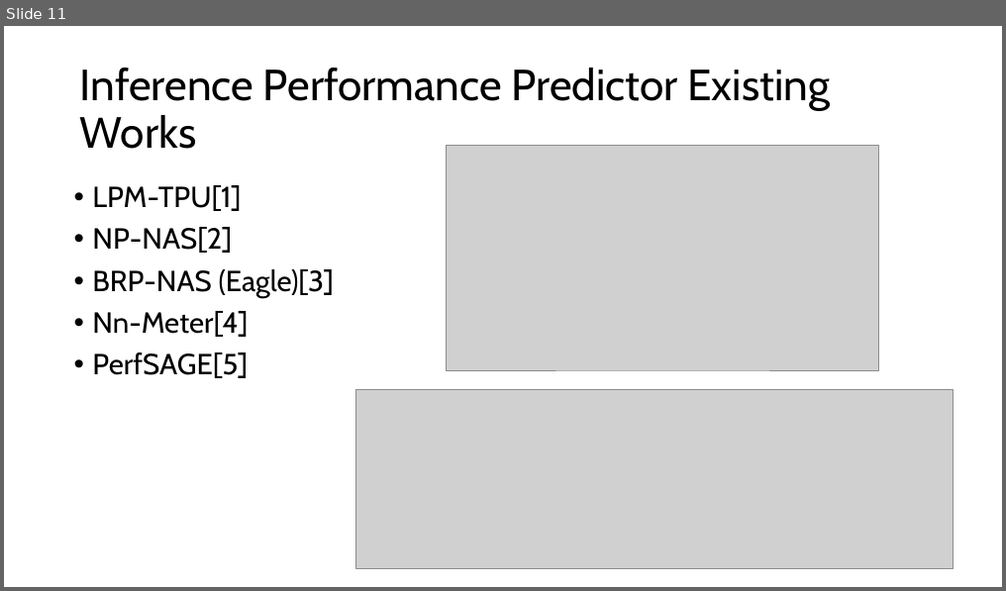
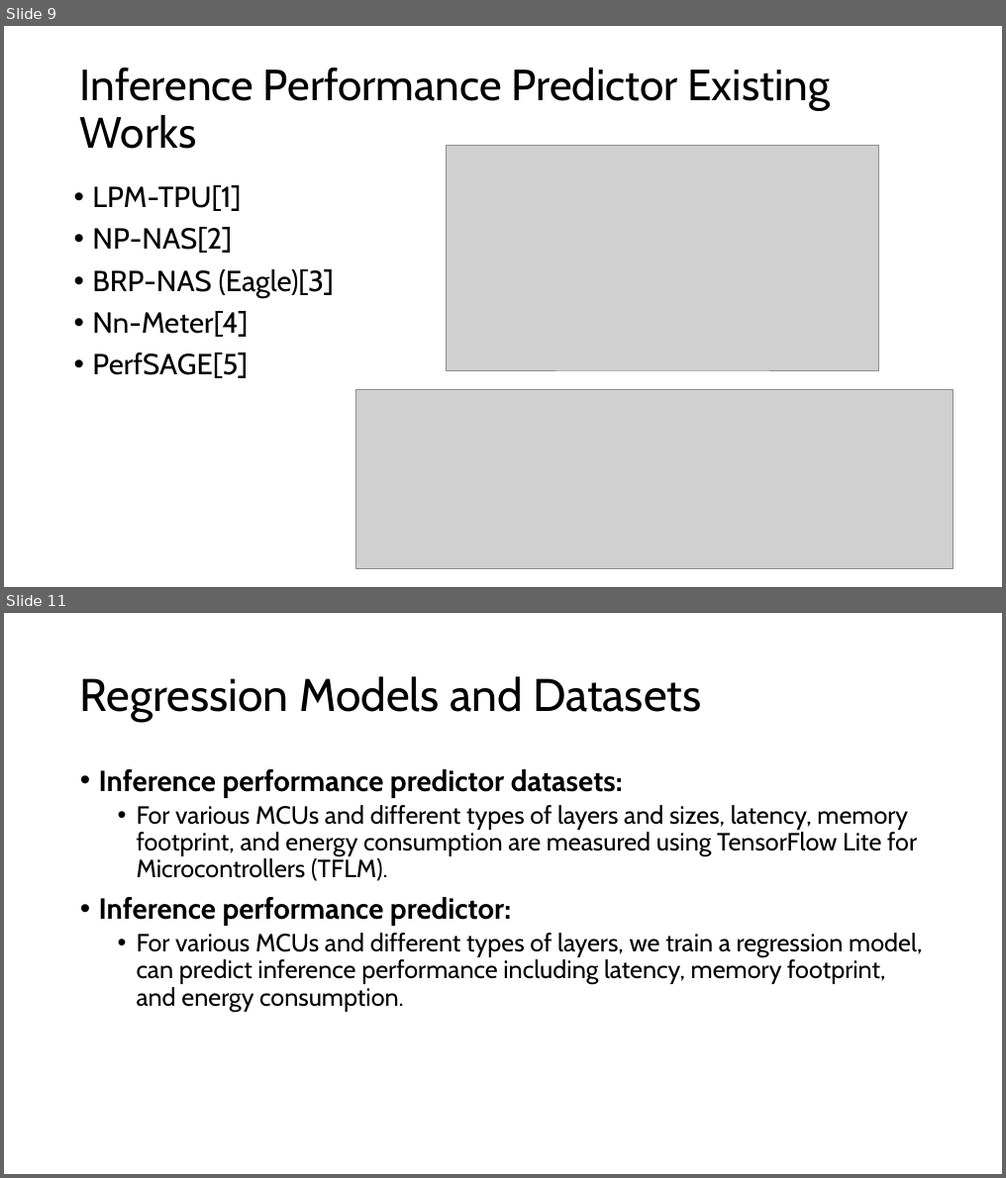
Before and after one commit to GXG-CS/on_device_learning, a slide deck: micro-network-project.pptx. Shown one above the other, each under a label of ours: slide 11 before the commit, slides 9 and 11 after it; the slides between them are not shown. The pictures are 1006x591 and 1006x1178 pixels, drawn with LibreOffice and Linux fonts; fonts in the diff are those of the drawing; grey boxes stand for pictures. Boxes give left, top, right and bottom in pixels: in the first picture for what was removed or moved away, otherwise in the second. Text is boxed around its words. In the diff, an @@ line names an element or a change of style, - is before the commit and + after.

```diff
--- a/micro-network-project.pptx
+++ b/micro-network-project.pptx
@@ slide 11 added at [4, 613, 1002, 1174], background #FFFFFF @@
@@ title added at [80, 676, 701, 722], 44 pt, text #000000 @@
+Regression Models and Datasets
@@ text added at [99, 769, 922, 1012], 24 pt, text #000000 @@
+• Inference performance predictor datasets:
+  • For various MCUs and different types of layers and sizes, latency, memory footprint, and energy consumption are measured using TensorFlow Lite for Microcontrollers (TFLM).
+• Inference performance predictor:
+  • For various MCUs and different types of layers, we train a regression model, can predict inference performance including latency, memory footprint, and energy consumption.
@@ what was slide 11 is now slide 9 @@
```
Also in this commit, not shown: 2 slides changed, 2 other slides added.
